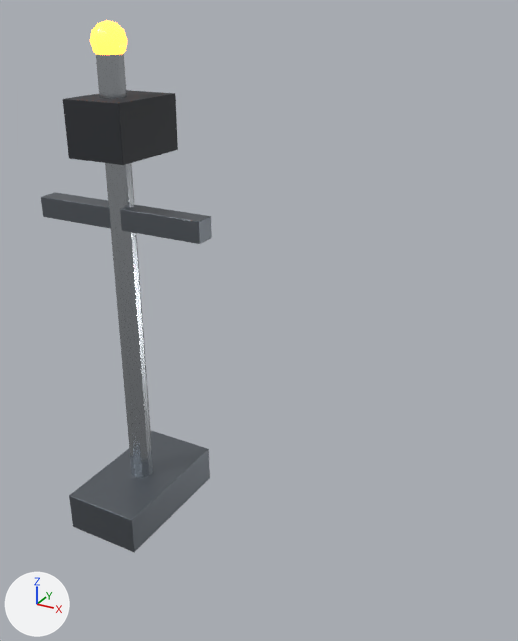
Two versions of the FBX model SourceArt/TestShips/modules/vortex_utility_mast.fbx, one commit apart.
The view is the same before and after, from a 50 mm lens placed at (0.75, -4.1, 1.36), pointed at (-0.12, -2.52, 0.56). The lights are fixed; the arrows at lower left show +X, +Y and +Z. The first picture is the older version.

Names of what the first picture shows: 'Utility_Mast'.
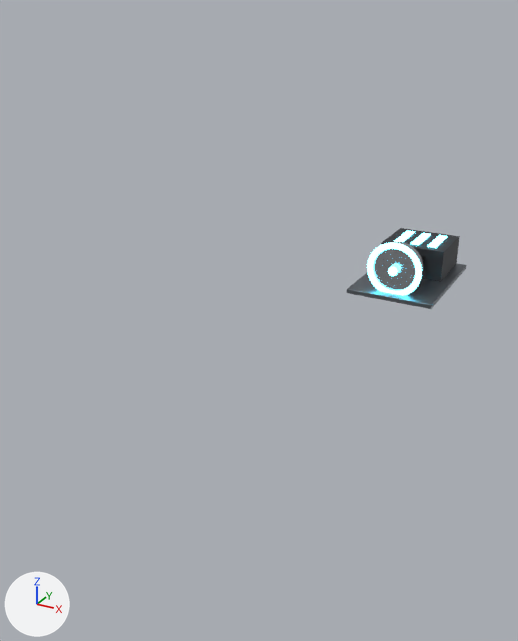
The change in detail:
Material 'VORTEX_Black' (mat_vortex_black) is new.
Its base color is (0.00518, 0.00561, 0.00651) (black #101113).
Its roughness is 0.35.
Material 'VORTEX_Utility_Glow' (mat_vortex_utility_glow) is new.
Its base color is (0.114, 0.768, 1.0) (cyan #5fe3ff).
Its roughness is 0.3.
Its emission color is (0.114, 0.768, 1.0) (cyan #5fe3ff).
Its emission strength is 8.0.
me_utility_mast_001 is used by ob_utility_mast; location (0.0, 0.0, 0.0).
me_utility_mast_001 had 440 vertices, 434 faces and spanned x -0.162..0.162, y -3.326..-3.074, z 0.463..1.338.
me_utility_mast_001 now has 1530 vertices, 1490 faces and spans x -0.161..0.161, y -1.769..-1.283, z 0.38..0.586.
me_utility_mast_001 part 1: a new loose piece, a UV sphere (12 segments, 6 rings, poles along z) spanning x -0.018..0.018, y -1.755..-1.72, z 0.466..0.501, in mat_vortex_utility_glow (cyan #5fe3ff, glowing cyan #5fe3ff).
me_utility_mast_001 part 2: the loose piece of 56 vertices spanning x -0.072..0.072, y -3.326..-3.074, z 0.463..0.535 is multiplied about its middle by the matrix ((2.243, 0.0, 0.0), (0.0, 1.934, 0.0), (0.0, 0.0, 0.205)), then moved by (0.0, 1.674, -0.112).
me_utility_mast_001 part 3: the loose piece of 56 vertices spanning x -0.054..0.054, y -3.254..-3.11, z 1.138..1.228 is scaled about its middle by (2.29, 1.6, 1.32), then moved by (0.0, 1.773, -0.729).
me_utility_mast_001 part 4: the loose piece of 56 vertices spanning x -0.072..0.072, y -3.326..-3.074, z 0.463..0.535 is copied, and the copy is scaled about its middle by (0.229, 0.641, 0.0508), then moved by (-0.066, 1.791, 0.016), in mat_vortex_utility_glow (cyan #5fe3ff, glowing cyan #5fe3ff); it spans x -0.083..-0.049, y -1.49..-1.328, z 0.513..0.518.
me_utility_mast_001 part 5: the loose piece of 56 vertices spanning x -0.072..0.072, y -3.326..-3.074, z 0.463..0.535 is copied, and the copy is scaled about its middle by (0.229, 0.641, 0.0508), then moved by (0.0, 1.791, 0.016), in mat_vortex_utility_glow (cyan #5fe3ff, glowing cyan #5fe3ff); it spans x -0.017..0.017, y -1.49..-1.328, z 0.513..0.518.
me_utility_mast_001 part 6: the loose piece of 56 vertices spanning x -0.072..0.072, y -3.326..-3.074, z 0.463..0.535 is copied, and the copy is scaled about its middle by (0.229, 0.641, 0.0508), then moved by (0.066, 1.791, 0.016), in mat_vortex_utility_glow (cyan #5fe3ff, glowing cyan #5fe3ff); it spans x 0.049..0.083, y -1.49..-1.328, z 0.513..0.518.
me_utility_mast_001 part 7: a new loose piece, a torus around y (ring radius 0.091, tube radius 0.012) spanning x -0.103..0.103, y -1.734..-1.711, z 0.381..0.586, in mat_vortex_utility_glow (cyan #5fe3ff, glowing cyan #5fe3ff).
me_utility_mast_001 part 8: a new loose piece of 144 vertices spanning x -0.091..0.091, y -1.717..-1.668, z 0.393..0.575, in mat_vortex_metal_bright (light grey #c2c7cc).
me_utility_mast_001 part 9: the loose piece of 140 vertices spanning x -0.021..0.021, y -3.221..-3.179, z 0.517..1.291 is deleted.
me_utility_mast_001 part 10: the loose piece of 132 vertices spanning x -0.027..0.027, y -3.229..-3.171, z 1.28..1.338 is deleted.
me_utility_mast_001 part 11: the loose piece of 56 vertices spanning x -0.162..0.162, y -3.218..-3.182, z 1.021..1.057 is deleted.
Other edits to the shape of me_utility_mast_001 do not show in these pictures.
me_utility_mast_001 no longer uses material mat_vortex_emit_hot (orange #ff7a2e, glowing orange #ff7a2e).
me_utility_mast_001 gains material mat_vortex_utility_glow (cyan #5fe3ff, glowing cyan #5fe3ff).
me_utility_mast_001 gains material mat_vortex_black (black #101113).

Changed parts and their boxes (x1, y1, x2, y2) in the pictures (518 x 641 px; the box of a moved part takes in the faces that stretch with it):
'Utility_Mast', reshaped (30% narrower, 85% shorter): before (41, 20, 212, 552); after (347, 228, 466, 309)
part 1 of me_utility_mast_001, added: after (388, 266, 398, 276)
part 2 of me_utility_mast_001, moved or reshaped: before (69, 431, 210, 552); after (347, 263, 466, 309)
part 3 of me_utility_mast_001, moved or reshaped: before (63, 90, 178, 165); after (381, 228, 460, 282)
part 4 of me_utility_mast_001, added: after (394, 230, 415, 242)
part 5 of me_utility_mast_001, added: after (411, 233, 431, 245)
part 6 of me_utility_mast_001, added: after (427, 235, 448, 248)
part 7 of me_utility_mast_001, added: after (367, 242, 422, 296)
part 8 of me_utility_mast_001, added: after (373, 242, 423, 291)
part 9 of me_utility_mast_001, deleted: before (96, 54, 153, 478)
part 10 of me_utility_mast_001, deleted: before (90, 20, 128, 55)
part 11 of me_utility_mast_001, deleted: before (41, 192, 212, 244)
